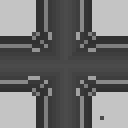
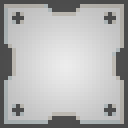
Layers edited between the first and the second 128 × 128 image:
added group "Okay-ish Version copy" with 29 layers above "Okay-ish Version" over <box>0,0,128,128</box>
added layer "Layer 16" (1st of 2, in "Okay-ish Version copy") (multiply, 20%) in group "Okay-ish Version copy" over <box>0,0,128,128</box>
added layer "Shading" in group "Okay-ish Version copy" over <box>4,4,124,124</box>
added layer "Layer 12" (1st of 2, in "Okay-ish Version copy") in group "Okay-ish Version copy" over <box>0,0,128,128</box>
moved "Group 1" into group "Old terrible panels" over <box>0,0,128,128</box>
moved "Layer 1" into group "Old terrible panels" over <box>0,0,128,128</box>
added layer "snowy_ground" over <box>0,0,128,128</box>
